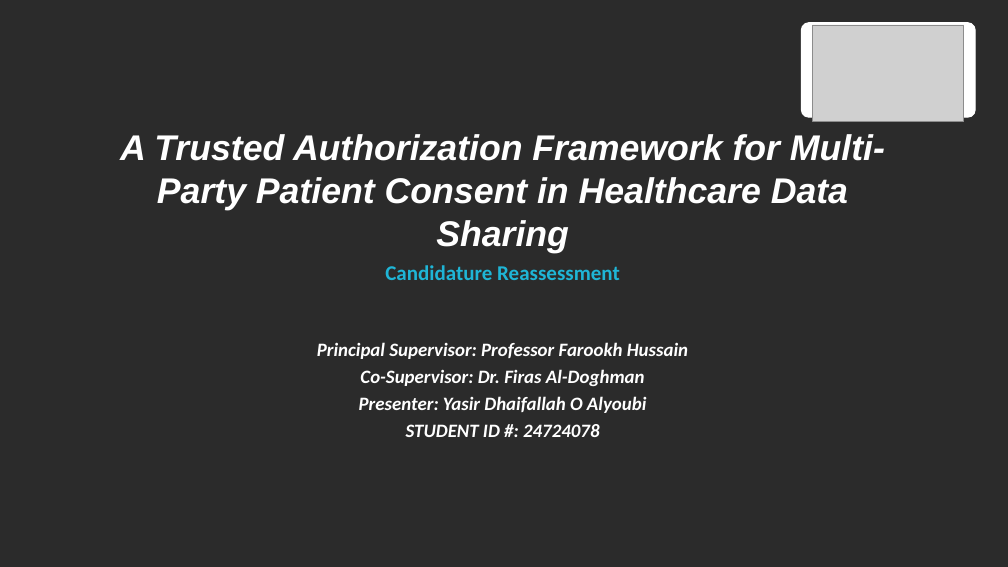
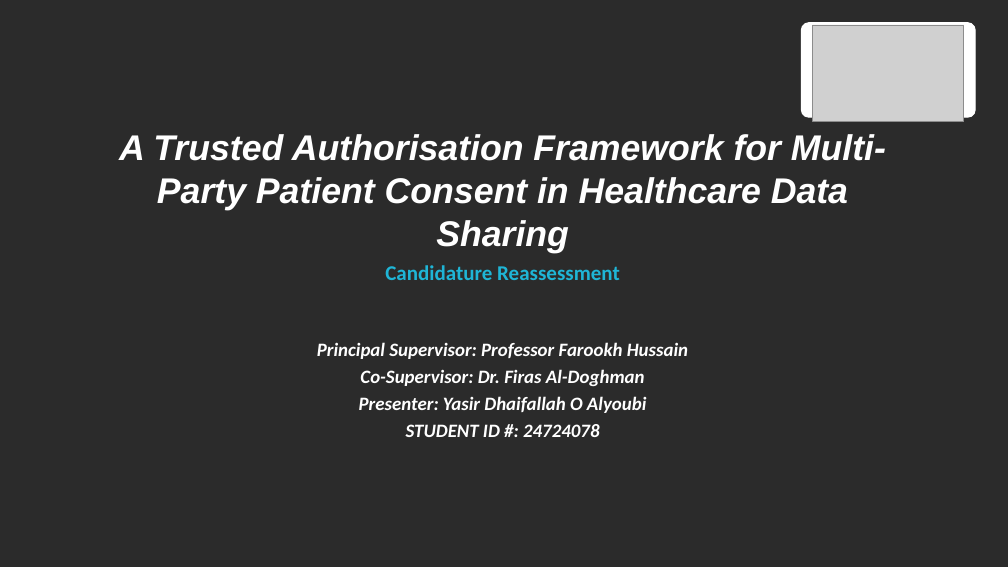
Before and after one commit to yasir12345678900/HealthRWA-Sepolia-Personal-try, a slide deck: slide 1 of docs/Yasir_CA2_Reassessment_Slides.pptx. Drawn at 1008x567 pixels with LibreOffice and Linux fonts; fonts in the diff are those of the drawing; grey boxes stand for pictures; background and template pictures are left out; a plain dark background stands for a picture behind light text. Boxes give left, top, right and bottom in pixels: in the first picture for what was removed or moved away, otherwise in the second. Text is boxed around its words. In the diff, an @@ line names an element or a change of style, - is before the commit and + after.

```diff
--- a/docs/Yasir_CA2_Reassessment_Slides.pptx
+++ b/docs/Yasir_CA2_Reassessment_Slides.pptx
@@ text at [119, 134, 886, 253]: text changed @@
-A Trusted Authorization Framework for Multi-Party Patient Consent in Healthcare Data Sharing
+A Trusted Authorisation Framework for Multi-Party Patient Consent in Healthcare Data Sharing
```
Also in this commit, not shown: 2 other slides changed, 2 other files.
